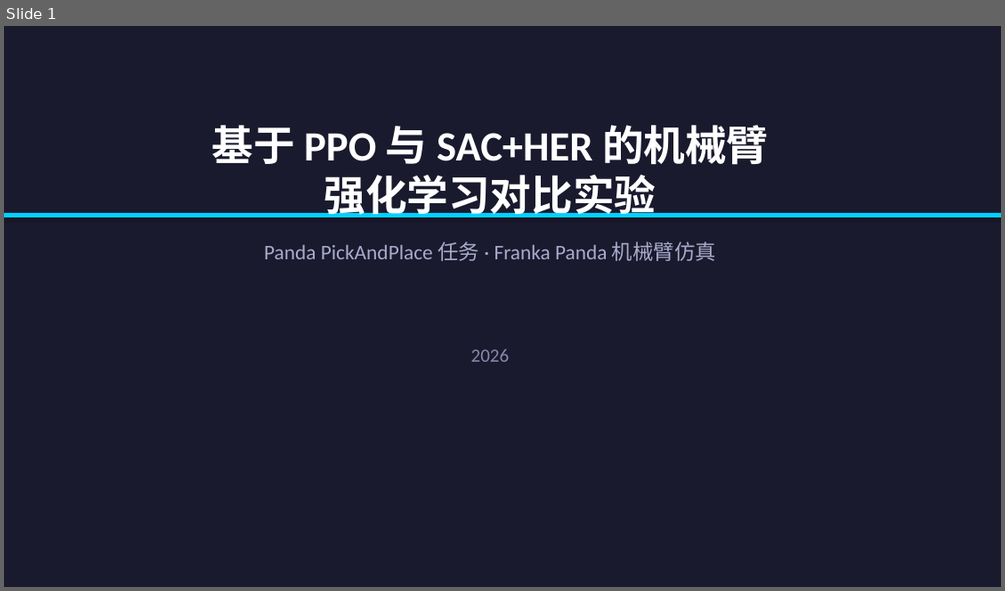
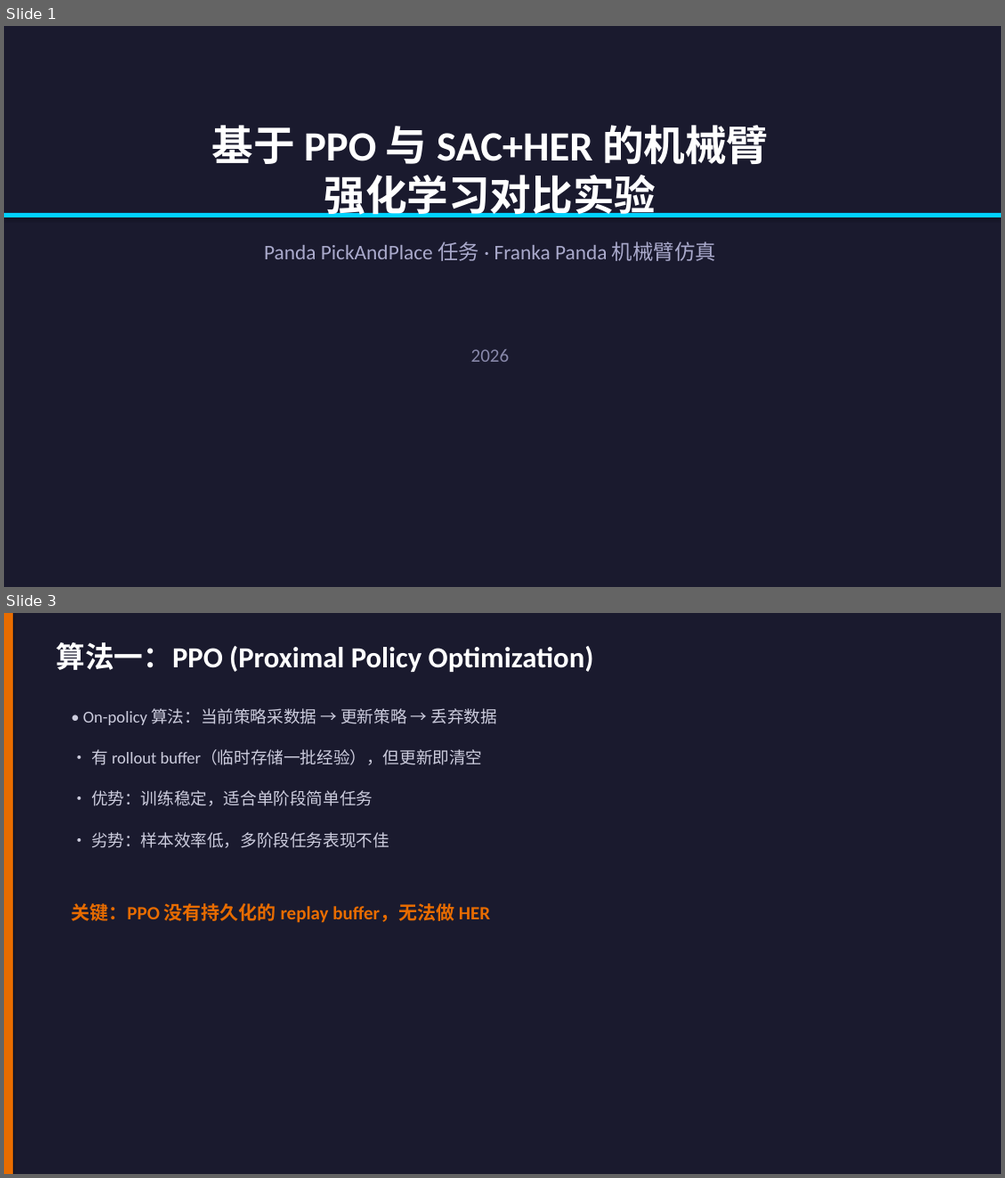
Before and after one commit to baobaolong777/RLStudy, a slide deck: 汇报PPT_PPO_vs_SAC_HER.pptx. Shown one above the other, each under a label of ours: slide 1 before the commit, slides 1 and 3 after it; the slides between them are not shown. The pictures are 1005x591 and 1005x1178 pixels, drawn with LibreOffice and Linux fonts; fonts in the diff are those of the drawing. Boxes give left, top, right and bottom in pixels: in the first picture for what was removed or moved away, otherwise in the second. Text is boxed around its words. In the diff, an @@ line names an element or a change of style, - is before the commit and + after.

```diff
--- a/汇报PPT_PPO_vs_SAC_HER.pptx
+++ b/汇报PPT_PPO_vs_SAC_HER.pptx
@@ slide 3 added at (4, 613, 1001, 1174), background #1A1A2E @@
@@ rectangle added at (4, 613, 13, 1174), fill #E86C00 @@
@@ text added at (57, 642, 594, 672), 28 pt, text #FFFFFF, bold @@
+算法一：PPO (Proximal Policy Optimization)
@@ text added at (83, 708, 497, 725), 16 pt, text #CCCCDD @@
+• On-policy 算法：当前策略采数据 → 更新策略 → 丢弃数据
@@ text added at (91, 749, 483, 765), 16 pt, text #CCCCDD @@
+• 有 rollout buffer（临时存储一批经验），但更新即清空
@@ text added at (91, 790, 372, 806), 16 pt, text #CCCCDD @@
+• 优势：训练稳定，适合单阶段简单任务
@@ text added at (91, 832, 389, 848), 16 pt, text #CCCCDD @@
+• 劣势：样本效率低，多阶段任务表现不佳
@@ text added at (71, 903, 490, 923), 18 pt, text #E86C00, bold @@
+关键：PPO 没有持久化的 replay buffer，无法做 HER
```
Also in this commit, not shown: 5 slides changed, 5 other slides added, 3 slides removed, 1 other file.
